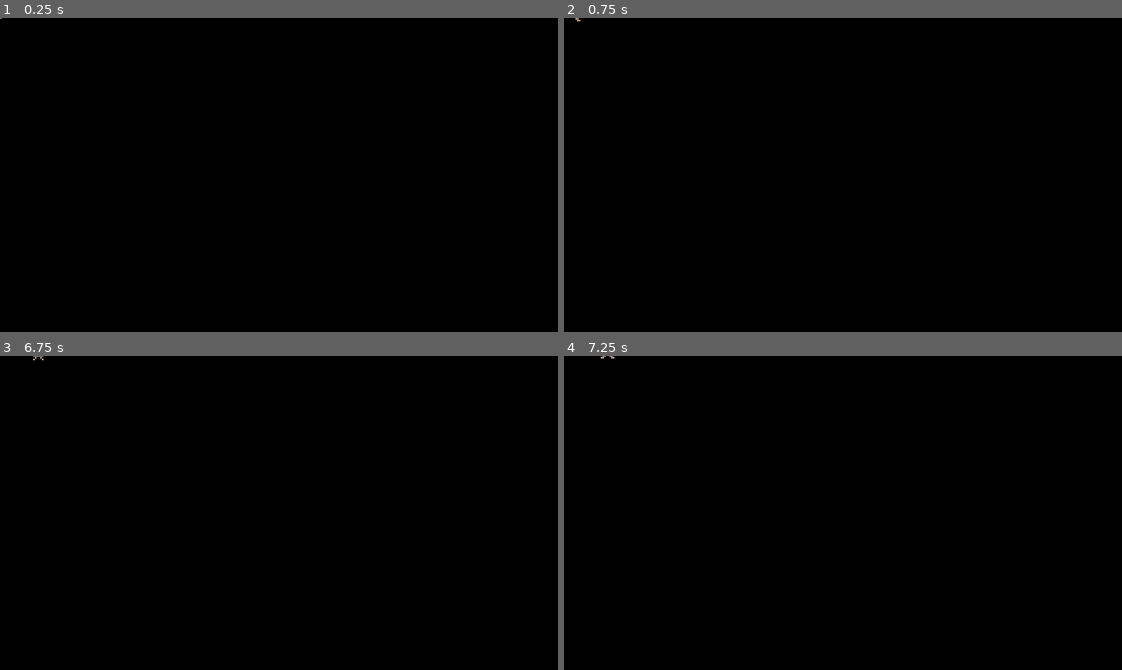
Above: before the commit, frames 1-4 (two rows, left to right).
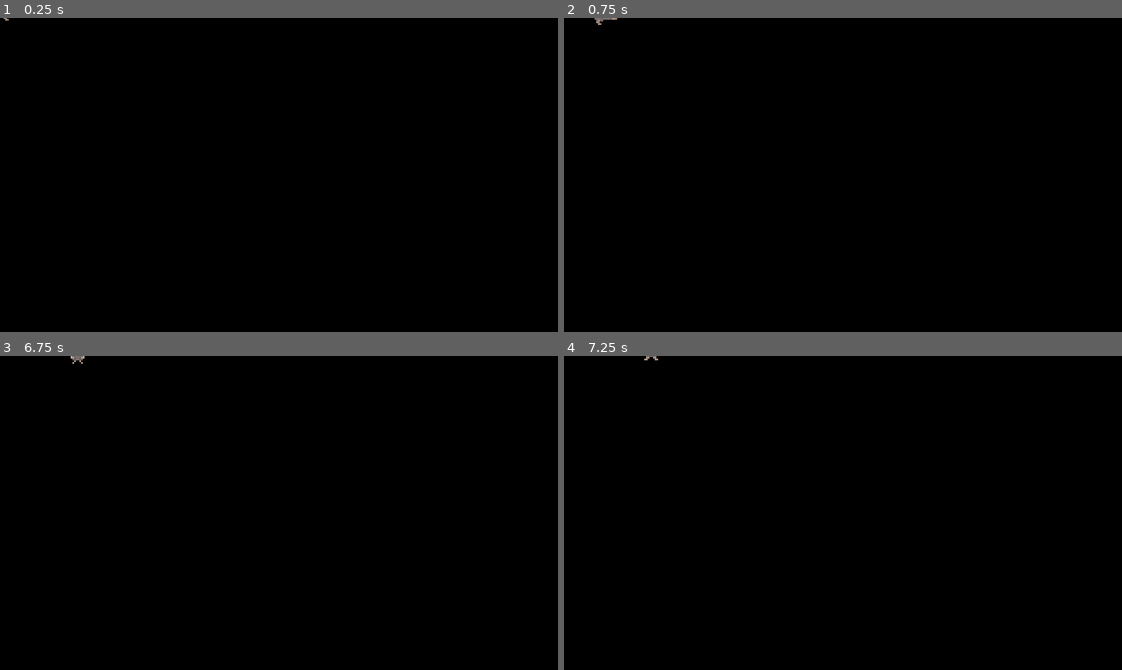
Above: after the commit, the same moments.

Repository: ColmeiaUDESC/gamejaaj6
Game: Godot game, scene res://Instanciaveis/Inimigos/Rato.tscn
Two runs of this game, one before a commit and one after it. Both use one fixed random seed, a clock stepped at 60 frames per second and the inputs below. This scene is started directly instead of the project's main scene.
Inputs (mouse positions are in pixels of both pictures, inside the frame that each line leads up to):
- Up to frame 1 (0.25 s): no input
- Up to frame 2 (0.75 s): tap Enter at 0.5 s; move the mouse to (965, 159) at 0.52 s; hold D (andar_pra_direita) from 0.53 s (still down); click (965, 159) at 0.6 s
- Up to frame 3 (6.75 s): move the mouse to (167, 528) at 1.27 s; release D (andar_pra_direita) at 1.28 s; hold S (andar_pra_baixo) 1.28-2.03 s; right-click (167, 528) at 1.35 s; tap Space at 2, 3.5, 5 s; move the mouse to (334, 443) at 2.02 s; hold D (andar_pra_direita) 2.03-2.78 s; hold Enter 2.03-2.78 s; move the mouse to (251, 575) at 2.77 s; hold W (andar_pra_cima) 2.78-3.53 s; click (251, 575) at 2.85 s; move the mouse to (446, 560) at 3.52 s; hold Right mouse button (ataque_purificacao) 3.53-4.28 s; hold A (andar_pra_esquerda) 3.53-5.03 s; tap Enter at 4.25, 4.35 s; move the mouse to (111, 465) at 4.27 s; move the mouse to (306, 513) at 5.02 s; hold S (andar_pra_baixo) 5.03-5.78 s; click (306, 513) at 5.1 s; move the mouse to (195, 434) at 5.77 s; hold D (andar_pra_direita) 5.78-6.53 s; right-click (195, 434) at 5.85 s; move the mouse to (401, 497) at 6.52 s; hold W (andar_pra_cima) from 6.53 s (still down); hold Enter from 6.53 s (still down)
- Up to frame 4 (7.25 s): keep holding W (andar_pra_cima); keep holding Enter

The runs differ from the first frame. In frame 1, less than 0.1% of the frame differs, in the area x 0-2%, y 0-1%; in frame 2, less than 0.1%; in frame 3, less than 0.1%, in the area x 5-16%, y 0-3%; in frame 4, less than 0.1%.

Commit message:
progresso 4

Diff:
--- a/Cenas/Salas/Nivel1/Sala2-Nivel1.tscn
+++ b/Cenas/Salas/Nivel1/Sala2-Nivel1.tscn
@@ -39,9 +39,12 @@
 
 [node name="SpawnInimigo2" parent="Componentes/Inimigos" index="1" instance=ExtResource( 2 )]
 position = Vector2( 16, -8 )
+cena_inimigo = ExtResource( 4 )
 
 [node name="SpawnInimigo3" parent="Componentes/Inimigos" index="2" instance=ExtResource( 2 )]
 position = Vector2( 16, 8 )
+cena_inimigo = ExtResource( 4 )
 
 [node name="SpawnInimigo4" parent="Componentes/Inimigos" index="3" instance=ExtResource( 2 )]
 position = Vector2( -16, 8 )
+cena_inimigo = ExtResource( 4 )
--- a/Instanciaveis/Estados/Inimigo/PrepararAtaque.gd
+++ b/Instanciaveis/Estados/Inimigo/PrepararAtaque.gd
@@ -2,54 +2,68 @@
 
 export var velocidade_pulo := 100.0
 export var dano := 1
+export var distancia_raycast_dano := 10.0
 export var caminho_raycast: NodePath
 
 onready var raycast: RayCast2D = get_node(caminho_raycast)
 onready var timer: Timer = $Timer
 
-var distancia_dano := 5.0
 var sprite: AnimatedSprite
 var dir_pulo = Vector2.ZERO
 var movimento := Vector2.ZERO
 var colidido := false
 
-signal ataque_terminou
+var BIT_MASCARA_COLISAO_JOGADOR := 1
+
+signal carregando_pulo
+signal pulo_iniciou
+signal pulo_finalizou
 
 func ao_entrar() -> void:
 	sprite = inimigo.get_node("Sprite")
 	sprite.flip_h = abs(inimigo.position.direction_to(inimigo.jogador.position).angle()) > PI*.5
 	sprite.play("carregando_ataque")
 	sprite.connect("animation_finished", self, "_ao_animacao_terminar")
+	emit_signal("carregando_pulo")
 	inimigo.direcao = Vector2.ZERO
 	colidido = false
 
 
 func executar(delta: float) -> void:
+	inimigo._processar_empurrao(delta)
 	if not timer.is_stopped():
 		movimento = (dir_pulo * velocidade_pulo) * delta
 		movimento = inimigo.move_and_slide(movimento)
-		raycast.cast_to = inimigo.global_position.direction_to(inimigo.jogador.global_position) * distancia_dano
 		if raycast.get_collider() == inimigo.jogador and not colidido:
 			colidido = true
 			inimigo.jogador.inflige_dano(dano)
 
 
 func ao_sair() -> void:
-	if not sprite.is_connected("animation_finished", self, "_ao_animacao_terminar"):
+	if sprite.is_connected("animation_finished", self, "_ao_animacao_terminar"):
 		sprite.disconnect("animation_finished", self, "_ao_animacao_terminar")
+	if timer.is_connected("timeout", self, "_ao_timer_finalizar"):
+		timer.disconnect("timeout", self, "_ao_timer_finalizar")
+	inimigo.set_collision_mask_bit(BIT_MASCARA_COLISAO_JOGADOR, 1)
 
 
 func _ao_timer_finalizar():
-	emit_signal("ataque_terminou")
+	emit_signal("pulo_finalizou")
 
 
 func _ao_animacao_terminar() -> void:
 	if sprite.animation == "carregando_ataque":
-		var jogador = inimigo.jogador
 		dir_pulo = inimigo.position.direction_to(inimigo.jogador.position)
+
 		sprite.play("ataque_"+inimigo._pegar_suffixo_anim_dir(dir_pulo))
+
 		timer.start()
 		timer.connect("timeout", self, "_ao_timer_finalizar")
+
+		inimigo.set_collision_mask_bit(BIT_MASCARA_COLISAO_JOGADOR, 0)
+		raycast.cast_to = dir_pulo * distancia_raycast_dano
+
+		emit_signal("pulo_iniciou")
 	elif "ataque" in sprite.animation:
 		sprite.stop()
 		sprite.frame = sprite.frames.get_frame_count(sprite.animation) - 1
--- a/Instanciaveis/Inimigos/Rato.tscn
+++ b/Instanciaveis/Inimigos/Rato.tscn
@@ -38,35 +38,20 @@
 
 [sub_resource type="SpriteFrames" id=2]
 animations = [ {
+"frames": [ ExtResource( 22 ) ],
+"loop": true,
+"name": "parado",
+"speed": 5.0
+}, {
 "frames": [ ExtResource( 15 ), ExtResource( 6 ), ExtResource( 4 ), ExtResource( 20 ) ],
 "loop": true,
 "name": "andando_frente",
 "speed": 8.0
 }, {
-"frames": [ ExtResource( 22 ) ],
-"loop": true,
-"name": "parado",
-"speed": 5.0
-}, {
 "frames": [ ExtResource( 6 ), ExtResource( 4 ) ],
 "loop": true,
 "name": "ataque_frente",
 "speed": 8.0
-}, {
-"frames": [ ExtResource( 17 ), ExtResource( 10 ), ExtResource( 24 ), ExtResource( 9 ) ],
-"loop": true,
-"name": "andando_costas",
-"speed": 8.0
-}, {
-"frames": [ ExtResource( 14 ), ExtResource( 25 ), ExtResource( 21 ), ExtResource( 23 ) ],
-"loop": true,
-"name": "andando_lado",
-"speed": 8.0
-}, {
-"frames": [ ExtResource( 18 ), ExtResource( 12 ), ExtResource( 13 ), ExtResource( 19 ), ExtResource( 16 ) ],
-"loop": true,
-"name": "carregando_ataque",
-"speed": 10.0
 }, {
 "frames": [ ExtResource( 10 ), ExtResource( 24 ) ],
 "loop": true,
@@ -77,15 +62,31 @@
 "loop": true,
 "name": "ataque_lado",
 "speed": 8.0
+}, {
+"frames": [ ExtResource( 18 ), ExtResource( 12 ), ExtResource( 13 ), ExtResource( 19 ), ExtResource( 16 ) ],
+"loop": true,
+"name": "carregando_ataque",
+"speed": 10.0
+}, {
+"frames": [ ExtResource( 14 ), ExtResource( 25 ), ExtResource( 21 ), ExtResource( 23 ) ],
+"loop": true,
+"name": "andando_lado",
+"speed": 8.0
+}, {
+"frames": [ ExtResource( 17 ), ExtResource( 10 ), ExtResource( 24 ), ExtResource( 9 ) ],
+"loop": true,
+"name": "andando_costas",
+"speed": 8.0
 } ]
 
 [sub_resource type="CircleShape2D" id=5]
 radius = 50.0
 
 [sub_resource type="CircleShape2D" id=4]
-radius = 25.0
+radius = 20.0
 
 [node name="Inimigo" instance=ExtResource( 11 )]
+velocidade = 2000.0
 
 [node name="Sprite" parent="." index="0"]
 material = SubResource( 1 )
@@ -103,7 +104,7 @@
 
 [node name="AtaquePulo" parent="GerenciadorEstados" index="1" instance=ExtResource( 1 )]
 script = ExtResource( 26 )
-velocidade_pulo = 4000.0
+velocidade_pulo = 7000.0
 caminho_raycast = NodePath("../../RayCast2D")
 
 [node name="Timer" type="Timer" parent="GerenciadorEstados/AtaquePulo" index="0"]
@@ -134,7 +135,8 @@
 collision_mask = 2
 
 [connection signal="animation_finished" from="Sprite" to="." method="_on_Sprite_animation_finished"]
-[connection signal="ataque_terminou" from="GerenciadorEstados/AtaquePulo" to="OuvinteDeEventos" method="_on_AtaquePulo_ataque_terminou"]
+[connection signal="pulo_finalizou" from="GerenciadorEstados/AtaquePulo" to="OuvinteDeEventos" method="_on_AtaquePulo_pulo_finalizou"]
+[connection signal="pulo_iniciou" from="GerenciadorEstados/AtaquePulo" to="SomAtacar" method="play"]
 [connection signal="body_entered" from="Visao" to="OuvinteDeEventos" method="_on_Visao_body_entered"]
 [connection signal="body_exited" from="Visao" to="OuvinteDeEventos" method="_on_Visao_body_exited"]
 [connection signal="body_entered" from="Area_de_ataque" to="OuvinteDeEventos" method="_on_Area_de_ataque_body_entered"]
--- a/Instanciaveis/Scripts/OuvinteDeEventosRato.gd
+++ b/Instanciaveis/Scripts/OuvinteDeEventosRato.gd
@@ -1,6 +1,7 @@
 extends Node
 
 onready var inimigo = get_parent()
+onready var area_ataque: Area2D = inimigo.get_node("Area_de_ataque")
 
 func _on_Visao_body_entered(body):
 	if body.name == "Jogador" and not inimigo.estado_atual() == "AtaquePulo":
@@ -25,5 +26,5 @@
 		inimigo.mudar_de_estado("Seguir")
 
 
-func _on_AtaquePulo_ataque_terminou():
-	inimigo.mudar_de_estado("Seguir")
+func _on_AtaquePulo_pulo_finalizou():
+	inimigo.mudar_de_estado("AtaquePulo" if inimigo.jogador in area_ataque.get_overlapping_bodies() else "Seguir")
